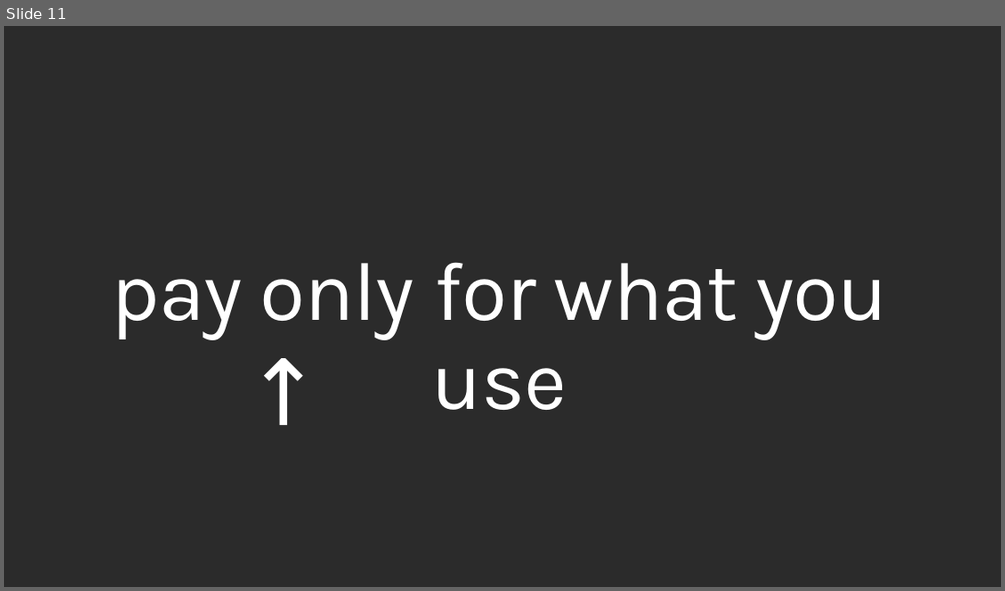
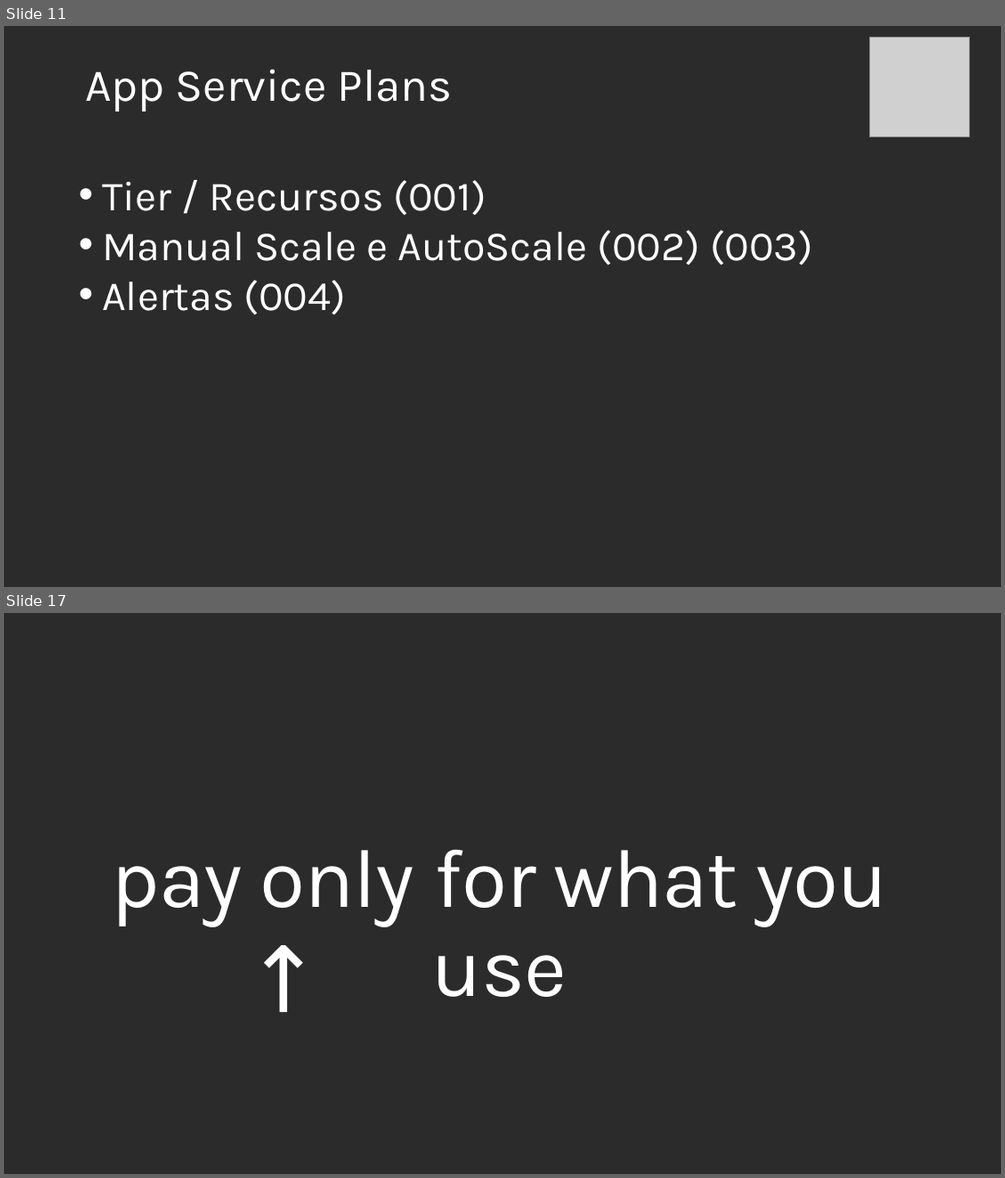
Before and after one commit to raslunardelli/AZURE-GABCWB2018, a slide deck: GAB TEMPLATE 2018_v3.pptx. Shown one above the other, each under a label of ours: slide 11 before the commit, slides 11 and 17 after it; the slides between them are not shown. The pictures are 1005x591 and 1005x1178 pixels, drawn with LibreOffice and Linux fonts; fonts in the diff are those of the drawing; grey boxes stand for pictures; background and template pictures are left out; a plain dark background stands for a picture behind light text. Boxes give left, top, right and bottom in pixels: in the first picture for what was removed or moved away, otherwise in the second. Text is boxed around its words. In the diff, an @@ line names an element or a change of style, - is before the commit and + after.

```diff
--- a/GAB TEMPLATE 2018_v3.pptx
+++ b/GAB TEMPLATE 2018_v3.pptx
@@ slide 11 added at [4,26,1001,587], background picture (left out) @@
@@ picture added at [869,37,970,136] @@
@@ text added at [85,69,453,111], 44 pt, text #FFFFFF @@
+App Service Plans
@@ text added at [102,180,813,314], 40 pt, text #FFFFFF @@
+• Tier / Recursos (001)
+• Manual Scale e AutoScale (002) (003)
+• Alertas (004)
@@ what was slide 11 is now slide 17 @@
```
Also in this commit, not shown: 1 slide changed, 6 other slides added, 1 slide removed, 32 other files.
